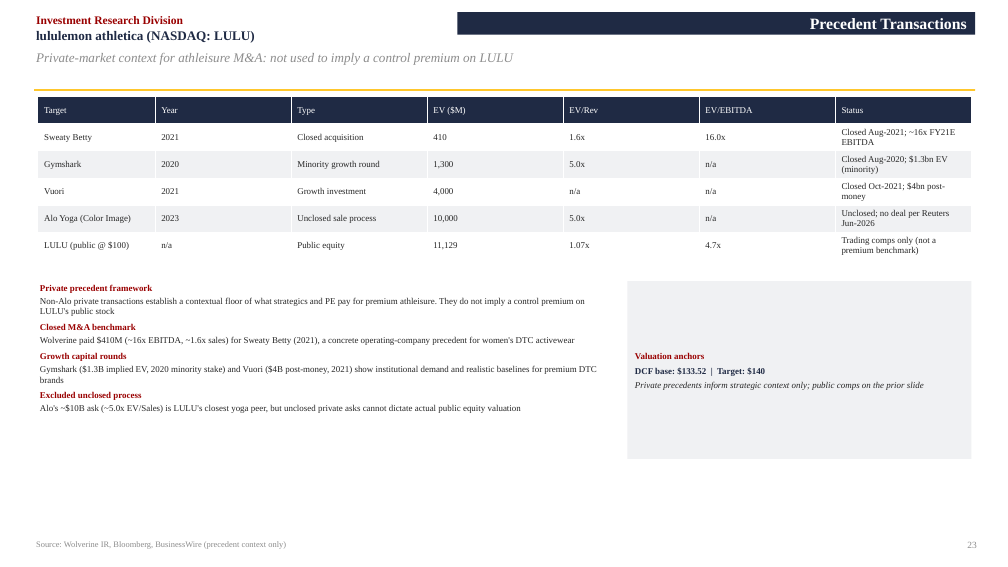
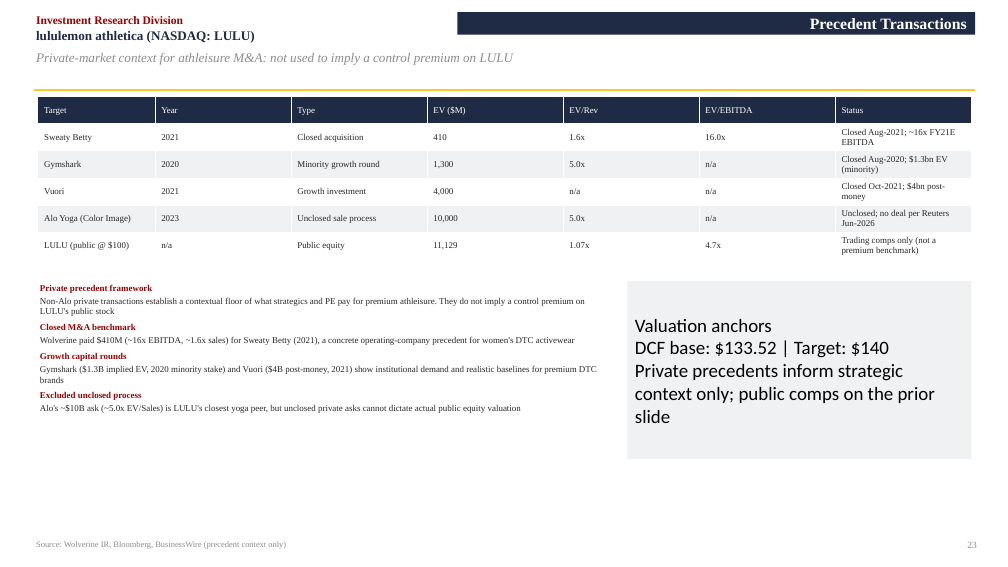
Before and after one commit to vengeanceaiUSC/RM, a slide deck: slide 23 of LULU/GIS IR LULU.pptx. Drawn at 1008x567 pixels with LibreOffice and Linux fonts; fonts in the diff are those of the drawing. Boxes give left, top, right and bottom in pixels: in the first picture for what was removed or moved away, otherwise in the second. Text is boxed around its words. In the diff, an @@ line names an element or a change of style, - is before the commit and + after.

```diff
--- a/LULU/GIS IR LULU.pptx
+++ b/LULU/GIS IR LULU.pptx
@@ rectangle "Valuation anchors" at box(628, 281, 972, 459): size 8.5 to 18 pt, font Times New Roman to Calibri; text colour #990000 to #000000 in "Valuation anchors"; bold off in "Valuation anchors", "DCF base: $133.52 | Target: $140"; text colour #1F2A44 to #000000 in "DCF base: $133.52 | Target: $140"; text colour #262626 to #000000, italic off in "Private precedents inform strategic context only; public ..."; less space between paragraphs @@
```
Also in this commit, not shown: 6 other slides changed, 4 other files.
